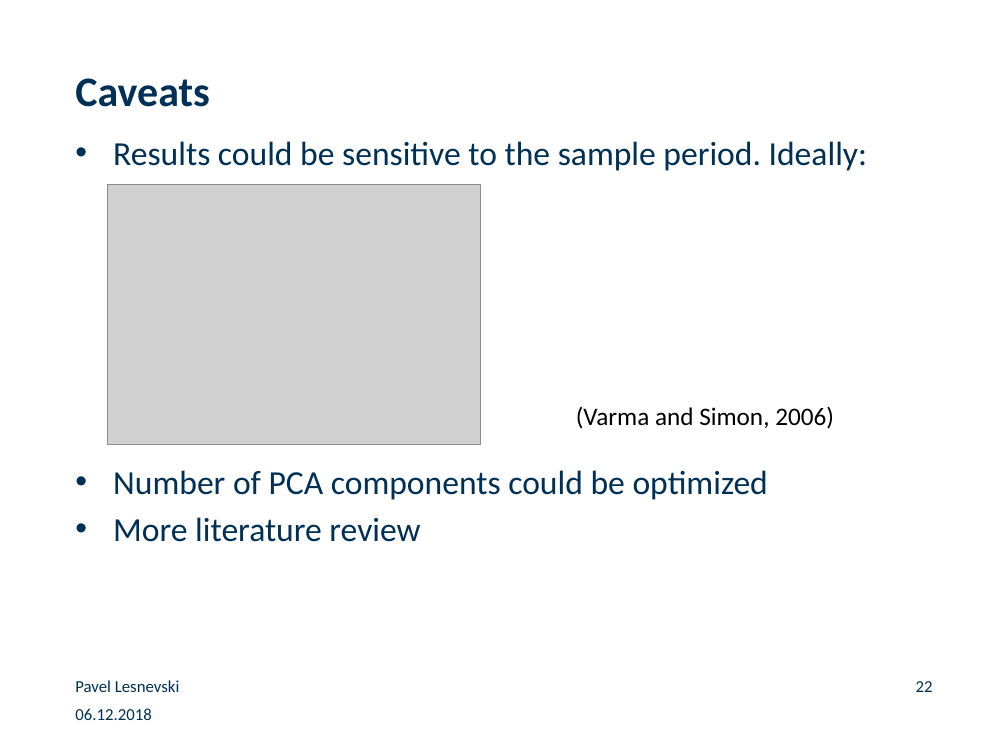
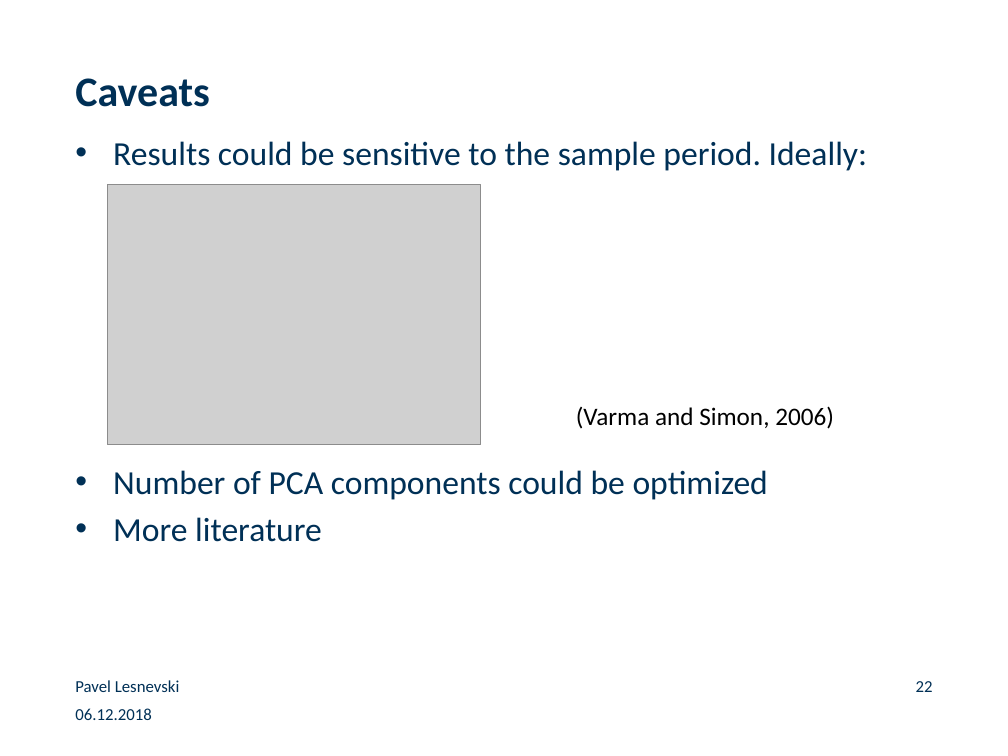
Before and after one commit to paveles/Machine_Learning_and_Equity_Index_Returns, a slide deck: slide 22 of _presentation/MachineLearning_StockMarketReturns.pptx. Drawn at 1008x756 pixels with LibreOffice and Linux fonts; fonts in the diff are those of the drawing; grey boxes stand for pictures; background and template pictures are left out. Boxes give left, top, right and bottom in pixels: in the first picture for what was removed or moved away, otherwise in the second. Text is boxed around its words. In the diff, an @@ line names an element or a change of style, - is before the commit and + after.

```diff
--- a/_presentation/MachineLearning_StockMarketReturns.pptx
+++ b/_presentation/MachineLearning_StockMarketReturns.pptx
@@ text at bbox=[113, 517, 322, 542]: text changed @@
-• More literature review
+• More literature
```
Also in this commit, not shown: 4 other slides changed.
